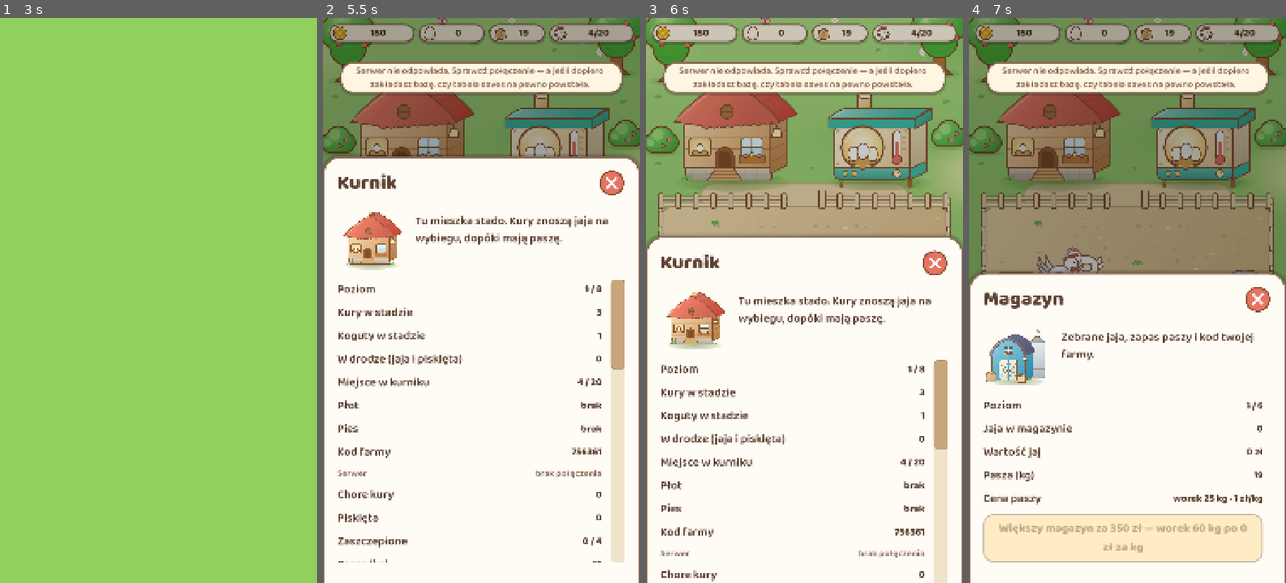
Above: before the commit, frames 1-4 (left to right).
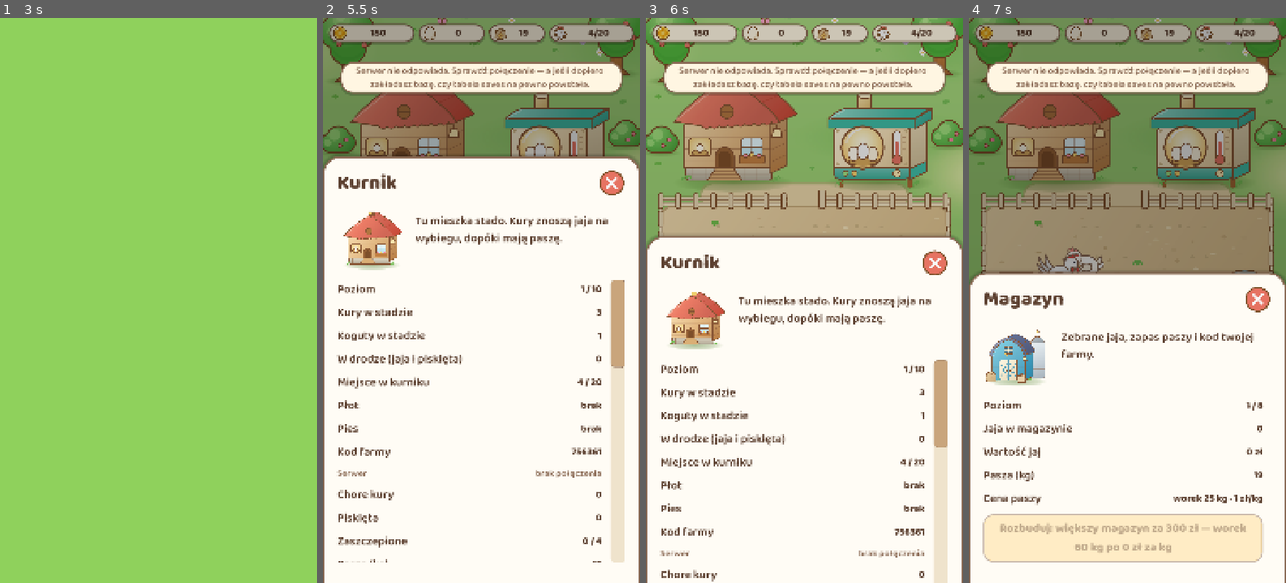
Above: after the commit, the same moments.

Repository: sodorn/kury
Game: Godot game, scene res://tests/smoke_ui.tscn
Two runs of this game, one before a commit and one after it. Both use one fixed random seed, a clock stepped at 60 frames per second and the inputs below. This scene is started directly instead of the project's main scene.
Inputs (mouse positions are in pixels of both pictures, inside the frame that each line leads up to):
- Up to frame 1 (3 s): tap Enter at 0.5, 2 s; move the mouse to (228, 272) at 0.52 s; click (228, 272) at 0.67 s; tap Space at 1.25, 2.75 s; move the mouse to (95, 328) at 1.27 s; click (95, 328) at 1.42 s; move the mouse to (190, 176) at 2.02 s; click (190, 176) at 2.17 s; move the mouse to (142, 413) at 2.77 s; click (142, 413) at 2.92 s
- Up to frame 2 (5.5 s): click "Nowa farma" at 3.5 s; click "Zaczynamy!" at 4.25 s; move the mouse to (408, 131) at 5.02 s; click (408, 131) at 5.17 s
- Up to frame 3 (6 s): tap Enter at 5.75 s; move the mouse to (877, 131) at 5.77 s; click (877, 131) at 5.92 s
- Up to frame 4 (7 s): move the mouse to (1048, 492) at 6.52 s; click (1048, 492) at 6.67 s

Frame 1 is identical in both runs. In frame 2, less than 0.1% of the frame differs, in the area x 81-96%, y 47-63%; in frame 3, less than 0.1%; in frame 4, 0.8%, in the area x 9-93%, y 68-95%.

Commit message:
Wersja 12.3: nazwane poziomy rozbudowy, choroba na kostce lisa
CHOROBA dostala dokladnie ta sama logike co lis, tylko dwa razy
czesciej: kostka co 30 minut realnych z szansa 1/3 w grze aktywnej, co
12 godzin z szansa 1/6 w nieaktywnej (lis: 60 minut i 24 godziny).
Poprzednie "kolejna kura co minute" bylo za czeste.

DRABINKI ROZBUDOWY wydluzone i nazwane — nazwa widac na przycisku
i w wierszu "Poziom":

  KURNIK     20 -> 35 -> 55 -> 80 -> 110 -> 150 -> 200 -> 270 -> 360 -> 500
             powiekszony ... ferma przemyslowa
             400 / 1,2k / 3k / 7k / 15k / 30k / 60k / 120k / 250k
  INKUBATOR   3 -> 6 -> 10 -> 16 -> 24 -> 34 -> 48 -> 66 -> 90
             wiekszy ... wylegarnia
             300 / 1k / 2,8k / 7k / 16k / 36k / 80k / 180k
  MAGAZYN    25 -> 60 -> 150 -> 400 -> 1000 -> 2500 -> 6000 -> 15000 kg
             wiekszy ... elewator
             300 / 1k / 3,5k / 10k / 26k / 75k / 220k

Nowy test _test_upgrade_ladders pilnuje balansu: kazdy poziom ma
przetlumaczona nazwe, jest drozszy od poprzedniego, cos realnie dodaje,
a koszt JEDNOSTKI (miejsca, slotu, kilograma) rosnie z poziomem. Na tym
ostatnim warunku wylozyly sie moje pierwsze ceny silosu i elewatora —
wychodzily tansze za kilogram niz poziom nizej, wiec oplacaloby sie
przeskoczyc srodek drabinki. Podniesione do 75k i 220k.

Test sprawdza tez, ze kilogram paszy tanieje z kazdym poziomem magazynu
i ze pelny inkubator (90) miesci sie w pelnym kurniku (500).

Sprawdzone naprawde:
- tests/tests.tscn: 1109 OK, 0 bledow.
- tests/smoke_ui.tscn: OK.
- zrzut panelu inkubatora obejrzany: "Poziom 1 / 9" i przycisk
  "Rozbuduj: wiekszy inkubator — 6 miejsc za 300 zl".

Co-Authored-By: Claude Opus 5 <noreply@anthropic.com>
Claude-Session: https://claude.ai/code/session_01CjTjcWSUi8hfc7jxPFWk6D

Diff:
--- a/core/simulation.gd
+++ b/core/simulation.gd
@@ -222,12 +222,18 @@
 		return
 	if state.chickens.size() < int(disease.get("min_hens", 5)):
 		return
+	# Ta sama kostka co u lisa, tylko dwa razy czesciej: lis losuje co
+	# godzine i co dobe, choroba co pol godziny i co dwanascie godzin.
 	state.disease_timer += real
-	var interval := float(disease.get("offline_hours", 4.0)) * 3600.0 if offline \
-			else float(disease.get("active_minutes", 1.0)) * 60.0
+	var interval := float(disease.get("offline_roll_hours", 12.0)) * 3600.0 if offline \
+			else float(disease.get("active_roll_minutes", 30.0)) * 60.0
 	if state.disease_timer < interval:
 		return
 	state.disease_timer = 0.0
+	var chance := float(disease.get("offline_chance", 0.1667)) if offline \
+			else float(disease.get("active_chance", 0.3333))
+	if randf() >= chance:
+		return
 	# Droga rasa choruje czesciej. Waga to pierwiastek z ceny, a nie sama cena:
 	# przy cenach od 40 do 8000 zl sama cena dawalaby cemani dwiescie razy
 	# wieksza szanse niz leghornowi, czyli w praktyce tylko cemani by chorowaly.
--- a/core/util/game_data.gd
+++ b/core/util/game_data.gd
@@ -11,7 +11,7 @@
 ## Numer wersji gry. Jedno miejsce do podbicia przy wydaniu — pokazuje sie
 ## na ekranie powitalnym, zeby bylo widac, czy przegladarka wczytala nowa
 ## wersje, czy podsunela stara z pamieci.
-const VERSION := "12.2"
+const VERSION := "12.3"
 
 static var _balance: Dictionary = {}
 static var _buildings: Array = []
--- a/data/balance.json
+++ b/data/balance.json
@@ -45,24 +45,44 @@
     "eggs_per_chick": 3,
     "upgrades": [
       {
+        "name": "INCU_T1",
         "slots": 6,
-        "price": 350
-      },
-      {
+        "price": 300
+      },
+      {
+        "name": "INCU_T2",
         "slots": 10,
-        "price": 1200
-      },
-      {
+        "price": 1000
+      },
+      {
+        "name": "INCU_T3",
         "slots": 16,
-        "price": 3000
-      },
-      {
+        "price": 2800
+      },
+      {
+        "name": "INCU_T4",
         "slots": 24,
-        "price": 8000
-      },
-      {
+        "price": 7000
+      },
+      {
+        "name": "INCU_T5",
         "slots": 34,
-        "price": 20000
+        "price": 16000
+      },
+      {
+        "name": "INCU_T6",
+        "slots": 48,
+        "price": 36000
+      },
+      {
+        "name": "INCU_T7",
+        "slots": 66,
+        "price": 80000
+      },
+      {
+        "name": "INCU_T8",
+        "slots": 90,
+        "price": 180000
       }
     ],
     "_opis": "slots to liczba partii grzanych naraz; kazda partia to jedno pisklę. eggs_per_chick jaj danej rasy robi jedno pisklę tej rasy."
@@ -76,16 +96,18 @@
     "reference_hens": 10
   },
   "disease": {
-    "_opis": "CHOROBA. W grze AKTYWNEJ co active_minutes minut realnych choruje kolejna kura, w NIEaktywnej co offline_hours godzin realnych. Przez pierwsze grace_minutes i przy st …(180 unchanged characters)…
+    "_opis": "CHOROBA. Ta sama logika co lis, tylko DWA RAZY czesciej: w grze aktywnej kostka co active_roll_minutes minut realnych z szansa active_chance, w nieaktywnej co offline_roll_hours godzin z szansa offline_chance. Lis losuje co 60 minut i co 24 godziny — choroba co 30 i co 12. Przez pierwsze grace_minutes i przy st …(180 unchanged characters)…
     "death_minutes": 7.0,
     "medicine_price": 20,
     "vaccine_price": 200,
     "vaccine_price_per_hen": 0,
     "grace_minutes": 30,
     "min_hens": 5,
-    "active_minutes": 1.0,
-    "offline_hours": 4.0,
-    "mcdonalds_price": 5
+    "mcdonalds_price": 5,
+    "active_roll_minutes": 30.0,
+    "active_chance": 0.3333333333,
+    "offline_roll_hours": 12.0,
+    "offline_chance": 0.1666666667
   },
   "fox": {
     "_opis": "LIS. Losowanie jest proste i dokladnie takie, jak chcial wlasciciel: w grze AKTYWNEJ co active_roll_minut …(669 unchanged characters)…
@@ -114,32 +136,49 @@
       "capacity": 20,
       "upgrades": [
         {
-          "capacity": 40,
-          "price": 500
-        },
-        {
-          "capacity": 60,
-          "price": 1400
-        },
-        {
+          "name": "COOP_T1",
+          "capacity": 35,
+          "price": 400
+        },
+        {
+          "name": "COOP_T2",
+          "capacity": 55,
+          "price": 1200
+        },
+        {
+          "name": "COOP_T3",
           "capacity": 80,
-          "price": 3200
-        },
-        {
+          "price": 3000
+        },
+        {
+          "name": "COOP_T4",
           "capacity": 110,
           "price": 7000
         },
         {
+          "name": "COOP_T5",
           "capacity": 150,
           "price": 15000
         },
         {
+          "name": "COOP_T6",
           "capacity": 200,
           "price": 30000
         },
         {
-          "capacity": 260,
+          "name": "COOP_T7",
+          "capacity": 270,
           "price": 60000
+        },
+        {
+          "name": "COOP_T8",
+          "capacity": 360,
+          "price": 120000
+        },
+        {
+          "name": "COOP_T9",
+          "capacity": 500,
+          "price": 250000
         }
       ]
     },
@@ -147,29 +186,46 @@
       "_opis": "Hurt na pasze: wiekszy worek i nizsza cena za kilogram.",
       "upgrades": [
         {
+          "name": "STORE_T1",
           "pack_size": 60,
           "pack_price": 57,
-          "price": 350
-        },
-        {
+          "price": 300
+        },
+        {
+          "name": "STORE_T2",
           "pack_size": 150,
           "pack_price": 135,
-          "price": 1200
-        },
-        {
+          "price": 1000
+        },
+        {
+          "name": "STORE_T3",
           "pack_size": 400,
           "pack_price": 340,
-          "price": 4000
-        },
-        {
+          "price": 3500
+        },
+        {
+          "name": "STORE_T4",
           "pack_size": 1000,
           "pack_price": 800,
-          "price": 12000
-        },
-        {
+          "price": 10000
+        },
+        {
+          "name": "STORE_T5",
           "pack_size": 2500,
           "pack_price": 1875,
-          "price": 30000
+          "price": 26000
+        },
+        {
+          "name": "STORE_T6",
+          "pack_size": 6000,
+          "pack_price": 4200,
+          "price": 75000
+        },
+        {
+          "name": "STORE_T7",
+          "pack_size": 15000,
+          "pack_price": 9750,
+          "price": 220000
         }
       ]
     },
--- a/data/strings.csv
+++ b/data/strings.csv
@@ -69,9 +69,33 @@
 PANEL_BUY_DOG,"Kup %s za %s — rzuci się na lisa, który wejdzie na wybieg"
 NOTICE_DOG_CHASED,"Pies rzucił się na lisa!"
 GUARD_BUY_FENCE,"lichy płot"
-PANEL_UPGRADE_COOP,"Rozbuduj kurnik do %d miejsc za %s"
+PANEL_UPGRADE_COOP,"Rozbuduj: %s — %d miejsc za %s"
+COOP_T1,"powiększony kurnik"
+COOP_T2,"średni kurnik"
+COOP_T3,"duży kurnik"
+COOP_T4,"bardzo duży kurnik"
+COOP_T5,"kurnik dwukondygnacyjny"
+COOP_T6,"hala drobiowa"
+COOP_T7,"wielka hala drobiowa"
+COOP_T8,"ferma"
+COOP_T9,"ferma przemysłowa"
+INCU_T1,"większy inkubator"
+INCU_T2,"średni inkubator"
+INCU_T3,"duży inkubator"
+INCU_T4,"bardzo duży inkubator"
+INCU_T5,"inkubator dwukomorowy"
+INCU_T6,"inkubator hodowlany"
+INCU_T7,"inkubator przemysłowy"
+INCU_T8,"wylęgarnia"
+STORE_T1,"większy magazyn"
+STORE_T2,"średni magazyn"
+STORE_T3,"duży magazyn"
+STORE_T4,"bardzo duży magazyn"
+STORE_T5,"silos"
+STORE_T6,"wielki silos"
+STORE_T7,"elewator"
 PANEL_UPGRADE_GUARD,"Kup %s za %s — lis odejdzie z niczym w %d%% podejść"
-PANEL_UPGRADE_STORAGE,"Większy magazyn za %s — worek %d kg po %s za kg"
+PANEL_UPGRADE_STORAGE,"Rozbuduj: %s za %s — worek %d kg po %s za kg"
 PANEL_FEED_PRICE,Cena paszy
 PANEL_FEED_PRICE_VALUE,"worek %d kg · %s/kg"
 PANEL_SICK,Chore kury
@@ -108,7 +132,7 @@
 PANEL_VACCINE_NOTE,"Szczepienie chroni do końca życia, ale tylko kury, które żyją w chwili szczepienia. Nowe pisklęta trzeba zaszczepić osobno."
 PANEL_BUY_HEN,"Kup za %s"
 PANEL_SELL_HEN,"Sprzedaj za %s (masz %d szt.)"
-PANEL_UPGRADE_INCUBATOR,"Rozbuduj inkubator do %d miejsc za %s"
+PANEL_UPGRADE_INCUBATOR,"Rozbuduj: %s — %d miejsc za %s"
 PANEL_LOCKED,Zablokowana
 PANEL_LOCKED_PRICE,"Cena po odblokowaniu: %s"
 PANEL_NEED,"🔒 Zablokowana. Odblokujesz, gdy: %s"
--- a/project.godot
+++ b/project.godot
@@ -11,7 +11,7 @@
 [application]
 
 config/name="Chicken Farm Simulator"
-config/version="12.2"
+config/version="12.3"
 run/main_scene="res://scenes/main/main.tscn"
 config/features=PackedStringArray("4.7", "GL Compatibility")
 config/icon="res://assets/icon.svg"
--- a/scenes/ui/panels/building_panel.gd
+++ b/scenes/ui/panels/building_panel.gd
@@ -158,7 +158,9 @@
 
 
 func _build_coop() -> void:
-	_add_level_row(func() -> int: return Game.state.coop_level, _building_levels("coop"))
+	_add_level_row(func() -> int: return Game.state.coop_level, _building_levels("coop"),
+			func() -> String: return tr(String(
+					Game.state.current_building_upgrade("coop").get("name", ""))))
 	_add_row("PANEL_HENS", func() -> String: return str(Game.state.laying_hen_count()))
 	_add_row("PANEL_ROOSTERS", func() -> String: return str(Game.state.rooster_count()))
 	# Jaja w inkubatorze i pisklęta rezerwuja miejsca w kurniku, wiec musza byc
@@ -217,6 +219,7 @@
 			func() -> String:
 				var upgrade := Game.state.next_building_upgrade("coop")
 				return tr("PANEL_UPGRADE_COOP") % [
+					tr(String(upgrade.get("name", ""))),
 					int(upgrade.get("capacity", 0)),
 					NumberFormat.money(float(upgrade.get("price", 0)))],
 			func() -> void: _on_upgrade("coop"),
@@ -262,7 +265,9 @@
 
 
 func _build_storage() -> void:
-	_add_level_row(func() -> int: return Game.state.storage_level, _building_levels("storage"))
+	_add_level_row(func() -> int: return Game.state.storage_level, _building_levels("storage"),
+			func() -> String: return tr(String(
+					Game.state.current_building_upgrade("storage").get("name", ""))))
 	_add_row("PANEL_EGGS_STORED", func() -> String: return NumberFormat.grouped(Game.state.egg_count()))
 	_add_row("PANEL_EGGS_WORTH", func() -> String: return NumberFormat.money(Game.state.eggs_value()))
 	_add_row("PANEL_FEED_LEFT", func() -> String: return _feed_text())
@@ -290,6 +295,7 @@
 				var upgrade := Game.state.next_building_upgrade("storage")
 				var size := float(upgrade.get("pack_size", 1))
 				return tr("PANEL_UPGRADE_STORAGE") % [
+					tr(String(upgrade.get("name", ""))),
 					NumberFormat.money(float(upgrade.get("price", 0))),
 					int(size),
 					NumberFormat.money(float(upgrade.get("pack_price", 0)) / maxf(1.0, size))],
@@ -303,7 +309,13 @@
 func _build_incubator() -> void:
 	var incubator: Dictionary = GameData.balance().get("incubator", {})
 	var levels: int = (incubator.get("upgrades", []) as Array).size() + 1
-	_add_level_row(func() -> int: return Game.state.incubator_level, levels)
+	_add_level_row(func() -> int: return Game.state.incubator_level, levels,
+			func() -> String:
+				if Game.state.incubator_level <= 0:
+					return ""
+				var biezacy: Array = incubator.get("upgrades", [])
+				var i := clampi(Game.state.incubator_level - 1, 0, biezacy.size() - 1)
+				return tr(String(biezacy[i].get("name", ""))) if i >= 0 else "")
 	_add_row("PANEL_INCUBATOR_SLOTS",
 			func() -> String: return "%d / %d" % [Game.state.incubating.size(), Game.incubator_slots()])
 	_add_row("PANEL_EGGS_STORED", func() -> String: return NumberFormat.grouped(Game.state.egg_count()))
@@ -396,7 +408,9 @@
 			func() -> String:
 				var upgrade := Game.state.next_incubator_upgrade()
 				return tr("PANEL_UPGRADE_INCUBATOR") % [
-					int(upgrade.get("slots", 0)), NumberFormat.money(float(upgrade.get("price", 0)))],
+					tr(String(upgrade.get("name", ""))),
+					int(upgrade.get("slots", 0)),
+					NumberFormat.money(float(upgrade.get("price", 0)))],
 			_on_upgrade_incubator,
 			func() -> bool: return not Game.state.next_incubator_upgrade().is_empty())
 
@@ -774,7 +788,8 @@
 ## Wiersz "Poziom: 2 / 6". Poziom poczatkowy liczymy jako pierwszy, bo
 ## "0 / 5" gracz czyta jako brak budynku. `levels` to liczba poziomow razem
 ## z poczatkowym.
-func _add_level_row(level_provider: Callable, levels: int) -> void:
+func _add_level_row(level_provider: Callable, levels: int,
+		name_provider: Callable = Callable()) -> void:
 	var row := HBoxContainer.new()
 	var label := Label.new()
 	label.text = tr("PANEL_LEVEL")
@@ -787,7 +802,11 @@
 	_refreshers.append(func() -> void:
 		var shown: int = int(level_provider.call()) + 1
 		var key := "PANEL_LEVEL_MAX" if shown >= levels else "PANEL_LEVEL_VALUE"
-		value.text = tr(key) % [shown, levels])
+		value.text = tr(key) % [shown, levels]
+		# Przy nazwanych poziomach ("duży inkubator") sam numer nic nie mowi.
+		var named: String = name_provider.call() if name_provider.is_valid() else ""
+		if not named.is_empty():
+			value.text = "%s · %s" % [named, value.text])
 
 
 ## Ile poziomow ma budynek razem z poczatkowym.
--- a/tests/run_tests.gd
+++ b/tests/run_tests.gd
@@ -41,6 +41,7 @@
 	_test_dog()
 	_test_guard_migration()
 	_test_fox_return_speed()
+	_test_upgrade_ladders()
 	_test_event_rules()
 	_test_starving_farm()
 	_test_lay_fairness()
@@ -1169,6 +1170,62 @@
 		_check(plot == chciane[0], "obrona %d -> plot %d (jest %d)" % [stary, chciane[0], plot])
 		_check(pies == chciane[1], "obrona %d -> pies %d (jest %d)" % [stary, chciane[1], pies])
 
+
+## Drabinki rozbudowy: kazdy poziom ma nazwe, jest drozszy od poprzedniego
+## i cos realnie dodaje. Pilnuje tez, zeby kolejny poziom nigdy nie byl
+## tanszy za jednostke — inaczej oplacaloby sie przeskakiwac poziomy.
+func _test_upgrade_ladders() -> void:
+	var drabinki := {
+		"coop": ["capacity", GameData.balance().get("buildings", {}).get("coop", {})],
+		"storage": ["pack_size", GameData.balance().get("buildings", {}).get("storage", {})],
+		"incubator": ["slots", GameData.balance().get("incubator", {})],
+	}
+	for id: String in drabinki.keys():
+		var pole: String = drabinki[id][0]
+		var dane: Dictionary = drabinki[id][1]
+		var upgrades: Array = dane.get("upgrades", [])
+		_check(upgrades.size() >= 7, "%s ma co najmniej siedem poziomow (ma %d)"
+				% [id, upgrades.size()])
+		var poprzednia_cena := 0.0
+		var poprzednia_wartosc := float(dane.get(pole, 0))
+		if id == "coop":
+			poprzednia_wartosc = float(dane.get("capacity", 0))
+		var poprzedni_koszt_jednostki := 0.0
+		for i in upgrades.size():
+			var poziom: Dictionary = upgrades[i]
+			var nazwa := String(poziom.get("name", ""))
+			_check(not nazwa.is_empty(), "%s poziom %d ma nazwe" % [id, i + 1])
+			_check(tr(nazwa) != nazwa, "%s: nazwa %s jest przetlumaczona" % [id, nazwa])
+			var cena := float(poziom.get("price", 0))
+			var wartosc := float(poziom.get(pole, 0))
+			_check(cena > poprzednia_cena, "%s poziom %d jest drozszy od poprzedniego" % [id, i + 1])
+			_check(wartosc > poprzednia_wartosc, "%s poziom %d cos dodaje" % [id, i + 1])
+			var koszt_jednostki := cena / maxf(1.0, wartosc - poprzednia_wartosc)
+			_check(koszt_jednostki > poprzedni_koszt_jednostki,
+					"%s poziom %d nie jest tanszy za jednostke niz poprzedni" % [id, i + 1])
+			poprzednia_cena = cena
+			poprzednia_wartosc = wartosc
+			poprzedni_koszt_jednostki = koszt_jednostki
+
+	# Magazyn ma sens tylko wtedy, gdy kilogram paszy z kazdym poziomem tanieje.
+	var economy: Dictionary = GameData.balance().get("economy", {})
+	var za_kg := float(economy.get("feed_pack_price", 25)) / maxf(1.0, float(economy.get("feed_pack_size", 25)))
+	for poziom: Dictionary in (GameData.balance().get("buildings", {}).get("storage", {}).get("upgrades", []) as Array):
+		var nowy := float(poziom.get("pack_price", 0)) / maxf(1.0, float(poziom.get("pack_size", 1)))
+		_check(nowy < za_kg, "%s: kilogram paszy tanieje (%.2f -> %.2f)"
+				% [String(poziom.get("name", "")), za_kg, nowy])
+		za_kg = nowy
+
+	# Inkubator nie moze wyprzedzic kurnika: nie ma gdzie wstawic piskląt.
+	var coop_max := 0
+	for poziom: Dictionary in (GameData.balance().get("buildings", {}).get("coop", {}).get("upgrades", []) as Array):
+		coop_max = maxi(coop_max, int(poziom.get("capacity", 0)))
+	var incu_max := 0
+	for poziom: Dictionary in (GameData.balance().get("incubator", {}).get("upgrades", []) as Array):
+		incu_max = maxi(incu_max, int(poziom.get("slots", 0)))
+	_check(incu_max < coop_max, "pelny inkubator (%d) miesci sie w pelnym kurniku (%d)"
+			% [incu_max, coop_max])
+
 func _test_event_rules() -> void:
 	var fox: Dictionary = GameData.balance().get("fox", {})
 	var disease: Dictionary = GameData.balance().get("disease", {})
@@ -1202,10 +1259,20 @@
 			"lis: przy nieaktywnej grze szansa jeden do szesciu")
 	_check(is_equal_approx(float(fox.get("visit_minutes", 0.0)), 3.0),
 			"lis: wizyta trwa trzy minuty")
-	_check(is_equal_approx(float(disease.get("active_minutes", 0.0)), 1.0),
-			"choroba: w aktywnej grze kolejna kura co minute")
-	_check(is_equal_approx(float(disease.get("offline_hours", 0.0)), 4.0),
-			"choroba: w nieaktywnej co cztery godziny")
+	# Choroba dziala tak samo jak lis, tylko dwa razy czesciej: ten sam
+	# ksztalt kostki, polowa odstepu.
+	_check(is_equal_approx(float(disease.get("active_roll_minutes", 0.0)),
+			float(fox.get("active_roll_minutes", 0.0)) / 2.0),
+			"choroba: kostka dwa razy czesciej niz u lisa w aktywnej grze")
+	_check(is_equal_approx(float(disease.get("offline_roll_hours", 0.0)),
+			float(fox.get("offline_roll_hours", 0.0)) / 2.0),
+			"choroba: dwa razy czesciej takze przy nieaktywnej grze")
+	_check(is_equal_approx(float(disease.get("active_chance", 0.0)),
+			float(fox.get("active_chance", 0.0))),
+			"choroba: ta sama szansa co u lisa")
+	_check(is_equal_approx(float(disease.get("offline_chance", 0.0)),
+			float(fox.get("offline_chance", 0.0))),
+			"choroba: ta sama szansa offline co u lisa")
 
 	# I pomiar na zywo, zeby liczby z balansu faktycznie cos robily.
 	var chore: Array[String] = []
@@ -1213,10 +1280,27 @@
 		chore.append("leghorn")
 	var yard := _fresh_state(chore, 10000000.0)
 	yard.days = 40
-	var zachorowania := 0
-	for i in 20:
-		zachorowania += int(Simulation.advance(yard, 60.0 * GameData.time_scale())["got_sick"])
-	_check(zachorowania >= 8, "w aktywnej grze w 20 minut choruje kilkanascie kur (%d)" % zachorowania)
+	# Pomiar na zywo: w aktywnej grze, przez wiele dob grania, choroba
+	# wypada mniej wiecej dwa razy czesciej niz lis. Mierzymy same kostki,
+	# zeby nie zalezec od tego, ktora kura akurat zachoruje.
+	var godzina := 3600.0 * GameData.time_scale()
+	var chorych := 0
+	var lisow := 0
+	for i in 60:
+		var dzien := _fresh_state(chore, 10000000.0)
+		dzien.days = 40
+		dzien.guard_level = 0
+		for h in 10:
+			var krok := Simulation.advance(dzien, godzina)
+			chorych += int(krok["got_sick"])
+			lisow += int(krok["fox_arrived"])
+			# Leczymy od razu, zeby stado nie znikalo i kostka miala kogo wybierac.
+			for chicken: Chicken in dzien.chickens:
+				chicken.sick = false
+	_check(chorych > 0, "w aktywnej grze kury choruja (%d)" % chorych)
+	_check(lisow > 0, "w aktywnej grze lis tez przychodzi (%d)" % lisow)
+	_check(chorych > lisow,
+			"choroba wypada czesciej niz lis (%d wobec %d)" % [chorych, lisow])
 
 	var spiace := _fresh_state(chore, 10000000.0)
 	spiace.days = 40
@@ -1224,7 +1308,7 @@
 	for i in 20:
 		offline_chore += int(Simulation.advance(spiace, 60.0 * GameData.time_scale(), true)["got_sick"])
 	_check(offline_chore == 0,
-			"w nieaktywnej grze te same 20 minut nie daje zachorowan (%d)" % offline_chore)
+			"w nieaktywnej grze 20 minut nie wystarcza na zachorowanie (%d)" % offline_chore)
 
 func _test_server_diagnosis() -> void:
 	var cases := [
Binary file changed: data/strings.pl.translation
Not shown, changed: PROJECT_STATE.md
